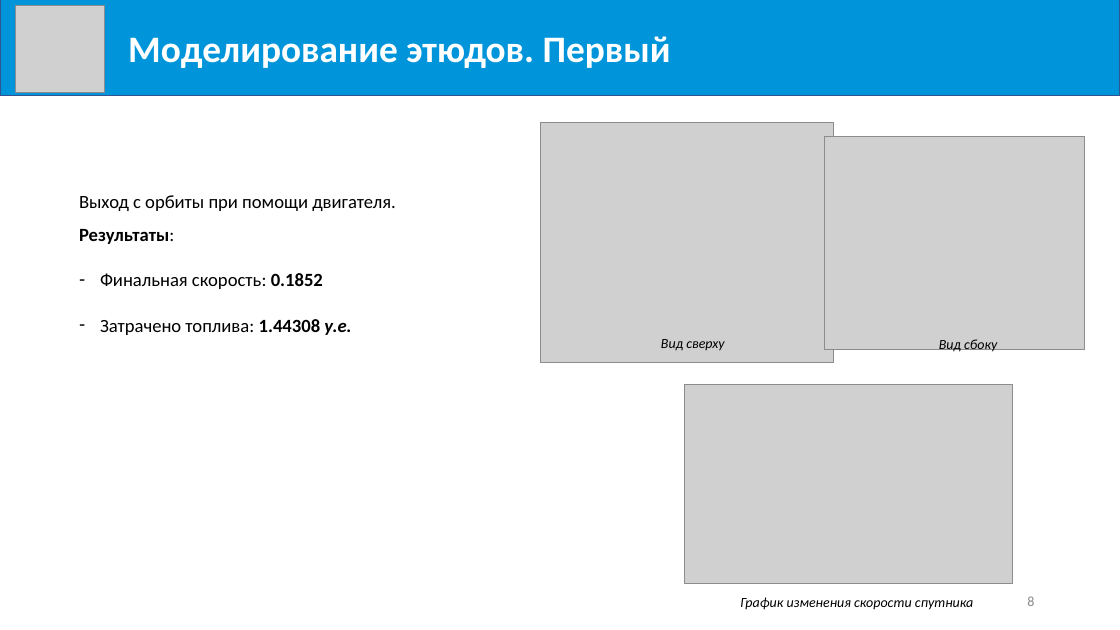
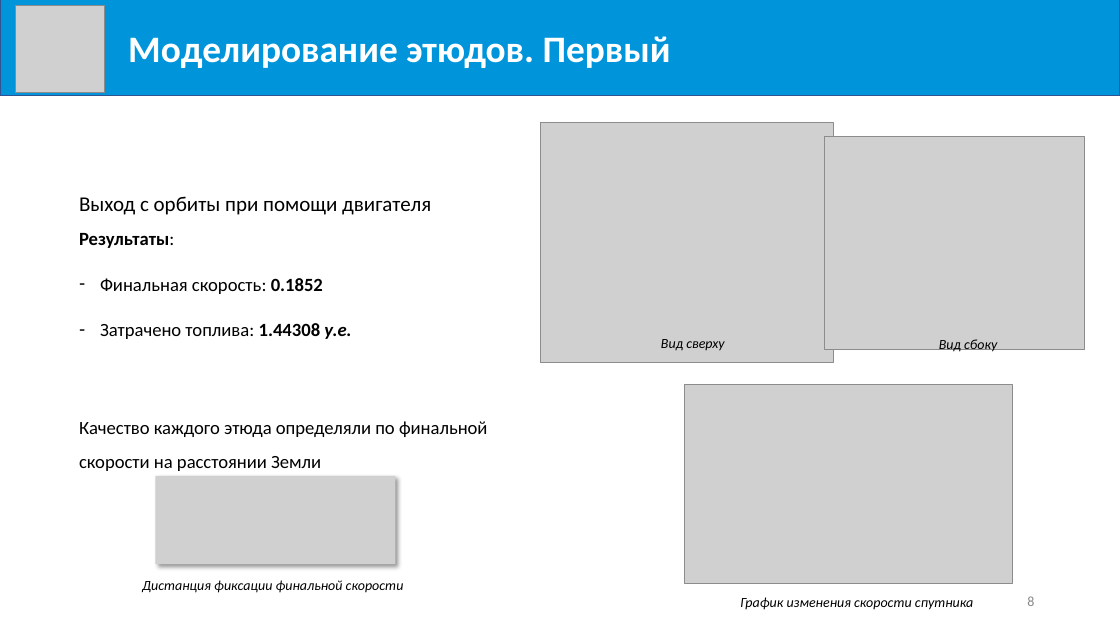
Before and after one commit to Milirik/diploma, a slide deck: slide 8 of Mikheev-K_V.pptx. Drawn at 1120x630 pixels with LibreOffice and Linux fonts; fonts in the diff are those of the drawing; grey boxes stand for pictures. Boxes give left, top, right and bottom in pixels: in the first picture for what was removed or moved away, otherwise in the second. Text is boxed around its words. In the diff, an @@ line names an element or a change of style, - is before the commit and + after.

```diff
--- a/Mikheev-K_V.pptx
+++ b/Mikheev-K_V.pptx
@@ text at box(79, 196, 431, 248): text changed; size 16 to 18 pt @@
-Выход с орбиты при помощи двигателя.
-Результаты:
+Выход с орбиты при помощи двигателя
+Результаты:
@@ text added at box(79, 421, 488, 471), 16 pt, text #000000 @@
+Качество каждого этюда определяли по финальной скорости на расстоянии Земли
@@ picture added at box(155, 476, 396, 565) @@
@@ text added at box(142, 580, 404, 593), 12 pt, text #000000, italic @@
+Дистанция фиксации финальной скорости
```
Also in this commit, not shown: 6 other slides changed, 1 slide added, 4 other files.
